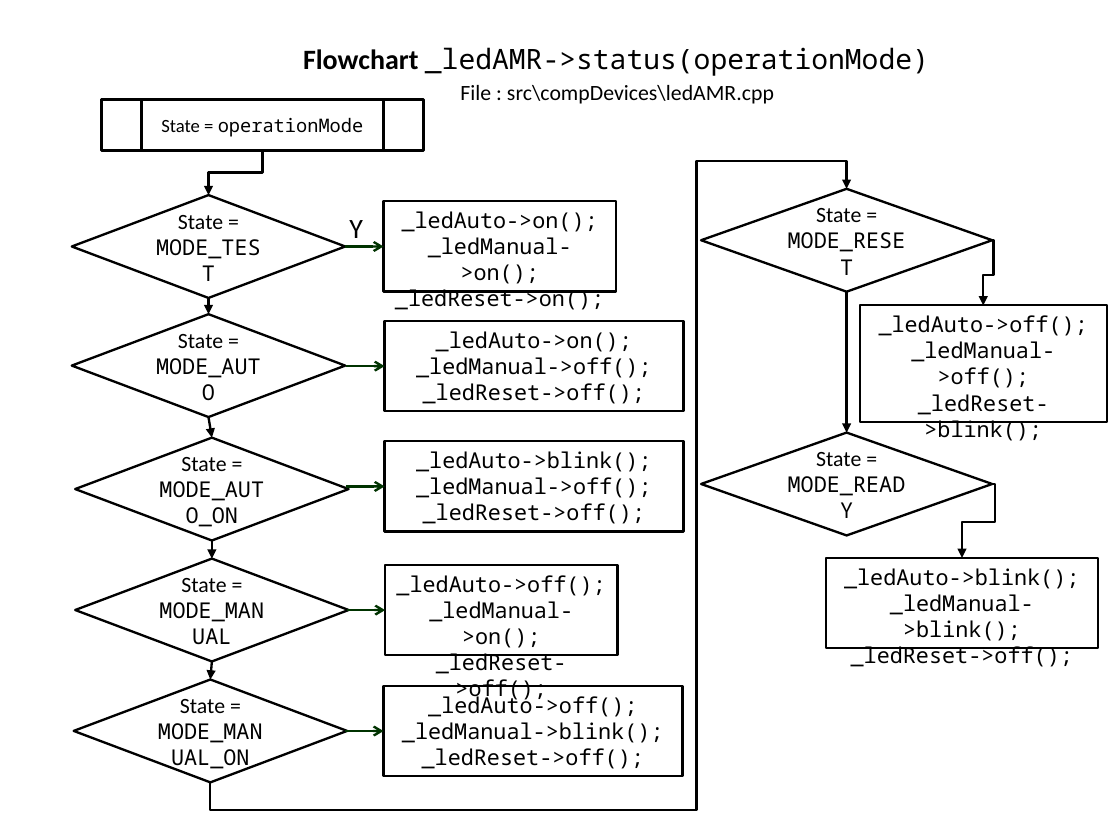
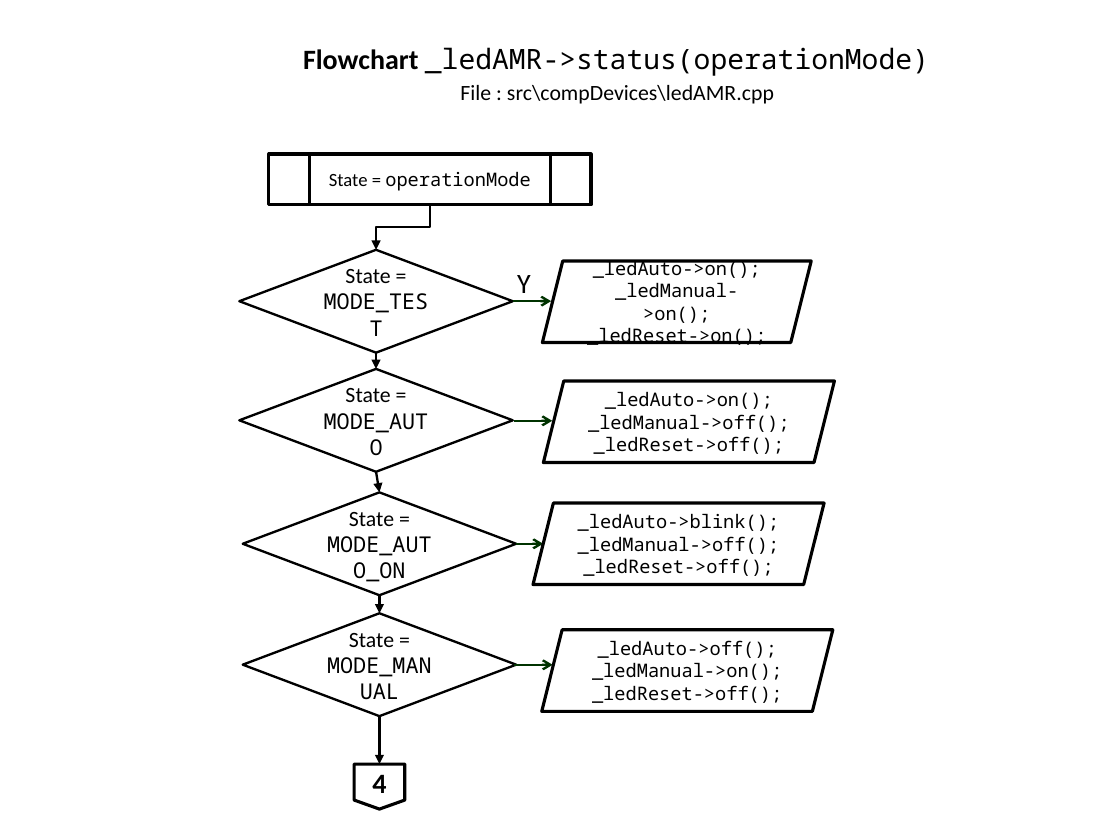
Before and after one commit to slametsampon/WFPS, a slide deck: slide 11 of resources/WFPS.pptx. Drawn at 1120x840 pixels with LibreOffice and Linux fonts; fonts in the diff are those of the drawing; background and template pictures are left out. Boxes give left, top, right and bottom in pixels: in the first picture for what was removed or moved away, otherwise in the second. Text is boxed around its words. In the diff, an @@ line names an element or a change of style, - is before the commit and + after.

Commit message:
update flowchart input/output

```diff
--- a/resources/WFPS.pptx
+++ b/resources/WFPS.pptx
@@ elbow arrow removed from (211, 783) to (847, 189) @@
@@ flow chart predefined process "State = operationMode": place and size @@
-flow chart predefined process "State = operationMode" at box(102, 100, 424, 150)
+flow chart predefined process "State = operationMode" at box(269, 153, 591, 204)
@@ diamond removed at box(701, 189, 992, 292) @@
-State = MODE_RESET
@@ parallelogram "_ledAuto->on();": place and size @@
-parallelogram "_ledAuto->on();" at box(384, 202, 617, 292)
+parallelogram "_ledAuto->on();" at box(542, 261, 811, 343)
@@ elbow arrow removed from (992, 240) to (983, 306) @@
@@ arrow removed from (847, 291) to (847, 432) @@
@@ rectangle removed at box(860, 306, 1107, 422) @@
-_ledAuto->off();
-_ledManual->off();
-_ledReset->blink();
@@ 5 arrows, 4 diamonds, 1 text, 1 elbow arrow: place and size @@
-5 arrows, 4 diamonds, 1 text, 1 elbow arrow at box(72, 150, 384, 662)
+5 arrows, 4 diamonds, 1 text, 1 elbow arrow at box(240, 205, 552, 717)
@@ parallelogram "_ledAuto->on();": place and size @@
-parallelogram "_ledAuto->on();" at box(384, 320, 683, 411)
+parallelogram "_ledAuto->on();" at box(543, 381, 834, 463)
@@ diamond removed at box(701, 432, 992, 535) @@
-State = MODE_READY
@@ parallelogram "_ledAuto->blink();": place and size @@
-parallelogram "_ledAuto->blink();" at box(384, 441, 683, 532)
+parallelogram "_ledAuto->blink();" at box(533, 503, 824, 585)
@@ elbow arrow removed from (992, 484) to (962, 558) @@
@@ arrow moved from (346, 486) - (384, 486) to (516, 544) - (543, 544) @@
@@ rectangle removed at box(827, 558, 1099, 648) @@
-_ledAuto->blink();
-_ledManual->blink();
-_ledReset->off();
@@ size 14 to 12 pt; vertical alignment top to middle; rectangle to parallelogram; outline #000000 1.5 pt to #000000 2 pt in 4 elements at box(533, 503, 824, 585), box(543, 381, 834, 463), box(542, 261, 811, 343), box(542, 629, 833, 711) @@
@@ parallelogram "_ledAuto->off();": place and size @@
-parallelogram "_ledAuto->off();" at box(385, 564, 618, 655)
+parallelogram "_ledAuto->off();" at box(542, 629, 833, 711)
@@ diamond removed at box(74, 680, 347, 783) @@
-State = MODE_MANUAL_ON
@@ arrow removed from (212, 662) to (211, 680) @@
@@ rectangle removed at box(384, 685, 683, 776) @@
-_ledAuto->off();
-_ledManual->blink();
-_ledReset->off();
@@ arrow moved from (347, 610) - (385, 610) to (514, 665) - (552, 665) @@
@@ arrow added from (380, 716) to (380, 764), #000000 1.5 pt @@
@@ arrow removed from (345, 731) to (384, 731) @@
@@ flow chart offpage connector added at box(354, 764, 404, 809), outline #000000 2 pt, 18 pt, text #000000, bold @@
+4
```
Also in this commit, not shown: 4 other slides changed, 1 slide added.
